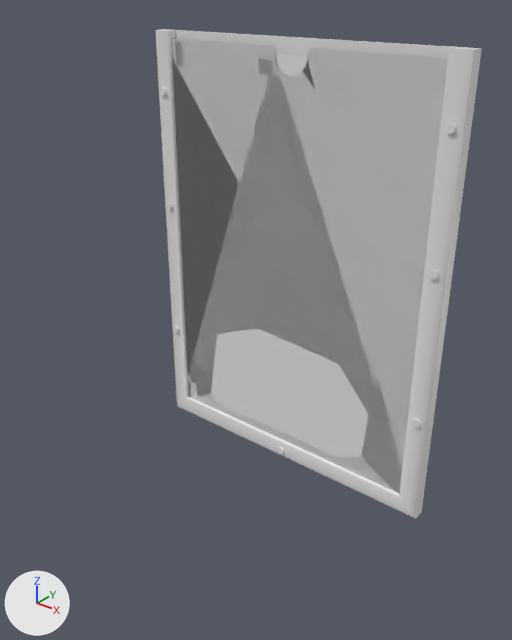
An edit to the Blender file Models/bulletin_board.blend, drawn before and after from the same camera.
Before and after are seen from a camera (50 mm lens) standing at (3.7, -5.18, 2.57) and looking at (0.15, -0.73, -0.18). Every picture has the same lights, and +X, +Y and +Z are marked at lower left.

Before the edit, the objects in view are built like this:
```python
me_cube_001 = bpy.data.meshes.new('Cube.001')
me_cube_001.from_pydata(...)  # 72 vertices, 58 faces; spans x -1.62..1.56, y -0.06..0.05, z -1.61..2.61
me_cube_001.polygons.foreach_set('use_smooth', [True] * 58)
me_cube_001.materials.append(mat_material)  # white #e7e7e7
me_cube_004 = bpy.data.meshes.new('Cube.004')
me_cube_004.from_pydata([(-1.59, -0.02, -2.11), (-1.59, -0.02, 2.11), (1.59, -0.02, -2.1), (1.59, -0.02, 2.11), (-1.59, 0.02, 2.11), (-1.59, 0.02, -2.11), (1.59, 0.02, -2.1), (1.59, 0.02, 2.11)], [], [(0, 2, 3, 1), (5, 4, 7, 6), (3, 7, 4, 1), (0, 5, 6, 2), (2, 6, 7, 3), (1, 4, 5, 0)])
me_cube_004.materials.append(mat_material)  # white #e7e7e7
me_cube_005 = bpy.data.meshes.new('Cube.005')
me_cube_005.from_pydata(...)  # 42 vertices, 23 faces; spans x -1.54..1.54, y 0.0, z -1.99..2.09
me_cube_005.materials.append(mat_material)  # white #e7e7e7
ob_base = bpy.data.objects.new('base', me_cube_004)
ob_base.location = (0.0, 0.01, 0.0)
ob_covering = bpy.data.objects.new('covering', me_cube_005)
ob_covering.location = (0.0, -0.06, -0.05)
ob_frames = bpy.data.objects.new('frames', me_cube_001)
ob_frames.location = (0.04, -0.05, -0.5)
# also in view: 'covering_cut' at (0.0, -0.06, 0.0)
```
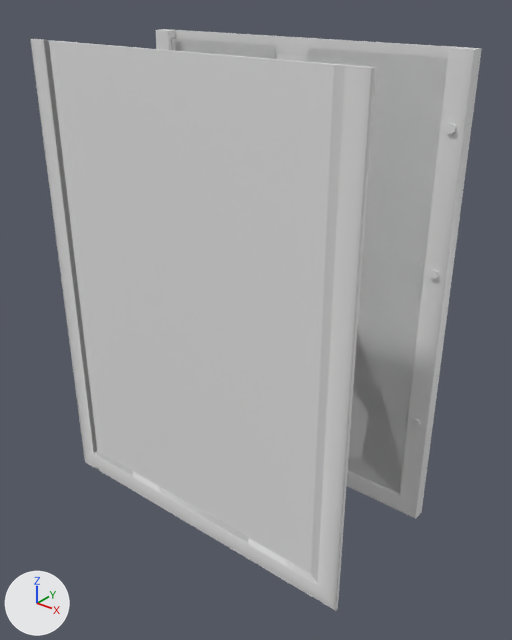
Pixel boxes (x1, y1, x2, y2) of what changed, in the pictures (512 x 640 px):
'nm_platform', added: after (30, 39, 375, 611)
'covering', unchanged, covered by the edit: (171, 38, 448, 493) in both
'covering_cut', unchanged, covered by the edit: (171, 38, 448, 494) in both

The change, as a diff of the scene's bpy script:
```diff
--- a/Models/bulletin_board.blend.py
+++ b/Models/bulletin_board.blend.py
@@ img_nm @@
+img_nm = load_image('nm', '../Assets/Textures/bulletin_board_nm.png', 1024, 1024, 'Non-Color')
@@ mat_material_new @@
+mat_material_new = bpy.data.materials.new('Material_new')
+# uses the picture img_nm
@@ me_cube_002 @@
+me_cube_002.from_pydata(...)  # 8 vertices, 6 faces; spans x -1.59..1.59, y -0.02..0.02, z -2.11..2.11
+me_cube_002.materials.append(mat_material_new)
@@ ob_nm_platform @@
+ob_nm_platform = bpy.data.objects.new('nm_platform', me_cube_002)
+ob_nm_platform.location = (0.0, -1.48, 0.0)
```
